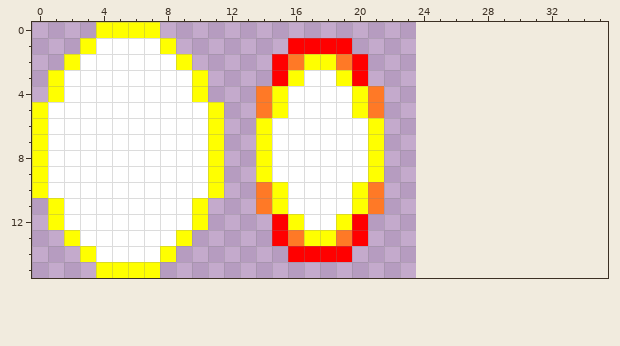
Two versions of one pixel-art sprite, sprites/projectiles/iris/fire/sprFireBulletBounce.png. The picture above was drawn from the file before the commit.
The file is 24x16 pixels. The old version is drawn lined up with the new one, on the new canvas.
The same view after the edit:
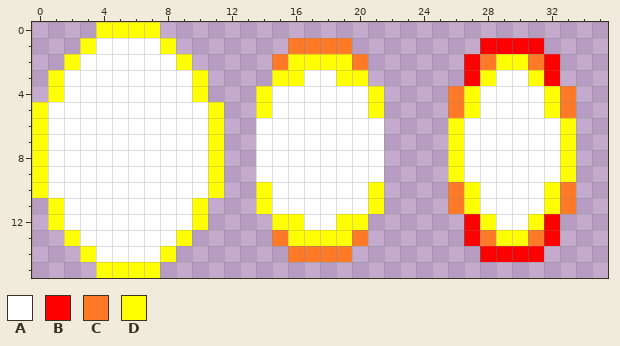
Palette (. is transparent): A #ffffff  B #ff0000  C #ff7926  D #ffff00
The edit:
canvas 24x16 -> 36x16
Changed rows in their new state; - is an unchanged pixel.
first column x 14:
 1 --CCCC--------BBBB--
 2 -CD--DC------BCDDCB-
 3 -D----D------BDAADB-
 4 DA----AD----CDAAAADC
 5 DA----AD----CDAAAADC
 6 A------A----DAAAAAAD
 7 A------A----DAAAAAAD
 8 A------A----DAAAAAAD
 9 A------A----DAAAAAAD
10 DA----AD----CDAAAADC
11 DA----AD----CDAAAADC
12 -D----D------BDAADB-
13 -CD--DC------BCDDCB-
14 --CCCC--------BBBB--
Changed places in both pictures, as pixel boxes (x1, y1, x2, y2):
changed: (256, 38, 576, 262)
